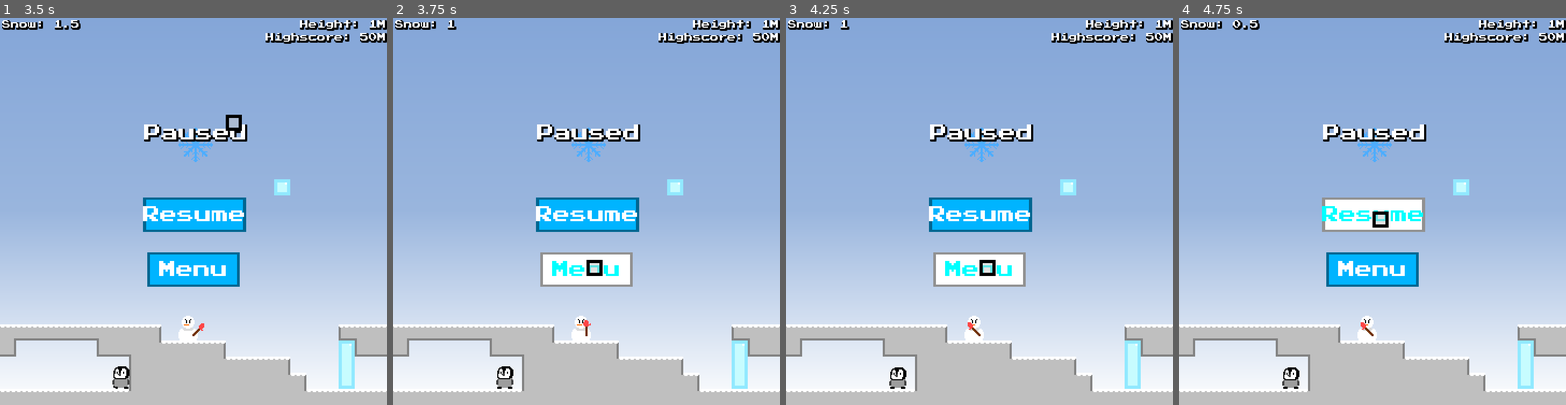
Above: before the commit, frames 1-4 (left to right).
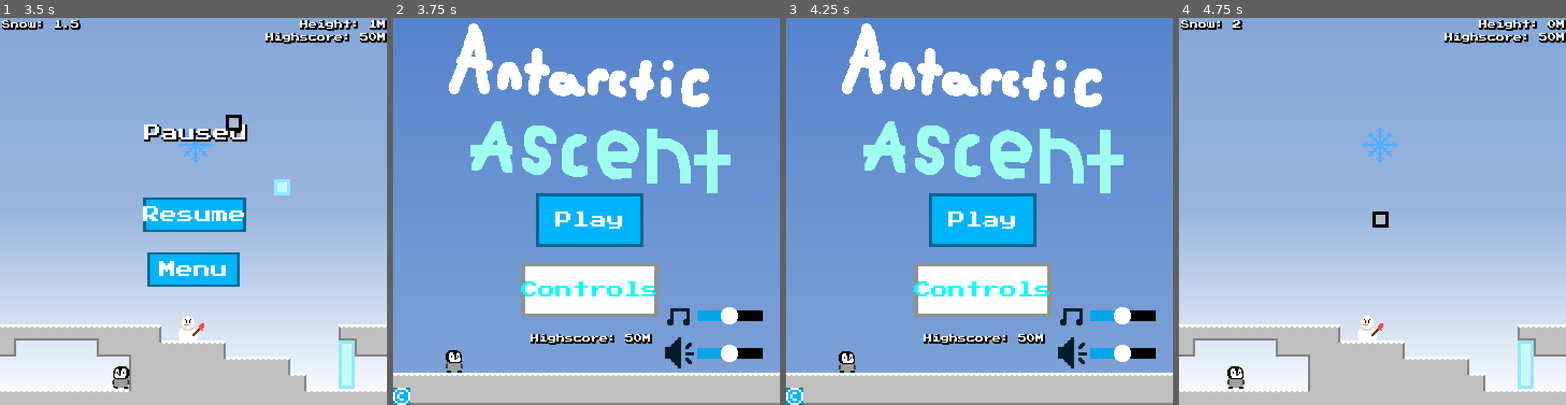
Above: after the commit, the same moments.

Repository: JigglyJelo/Antarctic-Ascent
Game: Godot game, scene res://Source/Scenes/Main Scenes/Scene Manager.tscn
The game is run twice, just before and just after one commit, with the same random seed, the same clock (stepped at 60 frames per second) and the same inputs. Sound files missing from this copy of the repository are replaced by a short silence.
Inputs (mouse positions are in pixels of both pictures, inside the frame that each line leads up to):
- Up to frame 1 (3.5 s): click "Play" at 0.5 s; move the mouse to (278, 192) at 1.27 s; hold D (right) 1.28-2.78 s; click (278, 192) at 1.42 s; tap W (jump) at 1.52, 2.27 s; move the mouse to (116, 230) at 2.02 s; tap Enter at 2.75 s; move the mouse to (232, 126) at 2.77 s; hold A (left) from 2.78 s (still down)
- Up to frame 2 (3.75 s): release A (left) at 3.5 s; click "Menu" at 3.5 s
- Up to frame 3 (4.25 s): no input
- Up to frame 4 (4.75 s): click (1376, 219) at 4.25 s, where only the run after the commit has a clickable "Play"

Frame 1 is identical in both runs. In frame 2, 93% of the frame differs, in the area x 0-100%, y 0-100%; in frame 3, 93%; in frame 4, 6.1%.
Error before the commit: Invalid call. Nonexistent function 'switch_to_menu' in base 'Nil'. (res://Source/Scripts/Game.gd:415)

Commit message:
Replaced music and updates applicable credits

Diff:
--- a/Source/Scenes/Main Scenes/Game Scene.tscn
+++ b/Source/Scenes/Main Scenes/Game Scene.tscn
@@ -14,7 +14,7 @@
 [ext_resource type="AudioStream" uid="uid://by0crp7rs8q5p" path="res://Assets/Audio/SFX/ice_break.ogg" id="8_pog70"]
 [ext_resource type="AudioStream" uid="uid://bx0sx4qyio17g" path="res://Assets/Audio/SFX/squeak3death.ogg" id="10_rqifm"]
 [ext_resource type="AudioStream" uid="uid://djyavmomc5hk4" path="res://Assets/Audio/SFX/wind2.ogg" id="14_e0u53"]
-[ext_resource type="AudioStream" uid="uid://ddp0ovm3tcsxg" path="res://Assets/Audio/Music/Deck The Halls - DJ Williams.ogg" id="14_xa786"]
+[ext_resource type="AudioStream" uid="uid://dwmrdqcjtxvfp" path="res://Assets/Audio/Music/every_xmas_merry_xmas.ogg" id="15_anqnx"]
 [ext_resource type="Texture2D" uid="uid://cgbe88wcsbwlw" path="res://Assets/Sprites/Cursor.png" id="15_oi7mj"]
 [ext_resource type="Script" path="res://Source/Scripts/Cursor.gd" id="16_2p54w"]
 [ext_resource type="AudioStream" uid="uid://b78hs5erw1rkt" path="res://Assets/Audio/SFX/collect.ogg" id="17_blpp6"]
@@ -1198,8 +1198,7 @@
 position = Vector2(0, -62)
 
 [node name="MusicPlayer" type="AudioStreamPlayer" parent="."]
-stream = ExtResource("14_xa786")
-autoplay = true
+stream = ExtResource("15_anqnx")
 bus = &"Music"
 
 [node name="DeathSound" type="AudioStreamPlayer" parent="."]
--- a/Source/Scenes/Main Scenes/Main Menu.tscn
+++ b/Source/Scenes/Main Scenes/Main Menu.tscn
@@ -691,20 +691,24 @@
 
 [node name="MusicText" type="Label" parent="CreditsScreen"]
 texture_filter = 1
-offset_top = 121.0
+offset_top = 114.0
 offset_right = 368.0
-offset_bottom = 144.0
-text = "Music by DJ Williams
-via the YouTube Audio Library
-"
+offset_bottom = 186.0
+text = "Available under the following licenses:
+Code: GPL 3.0 or later
+Sprites/Images: CC BY-SA 4.0
+The Press Start 2P Font:  OFL
+Music:
+Merry Early Christmas by Alex McCulloch: CC0
+Every Xmas Merry Xmas by congusbongus: CC0"
 label_settings = SubResource("LabelSettings_gd5tv")
 horizontal_alignment = 1
 
 [node name="AudioText" type="Label" parent="CreditsScreen"]
 texture_filter = 1
-offset_top = 171.0
+offset_top = 196.0
 offset_right = 360.0
-offset_bottom = 322.0
+offset_bottom = 309.0
 text = "Public Domain SFX Used:
 freesound.org/people/Nox_Sound/sounds/490951
 freesound.org/people/propthis/sounds/24731
@@ -721,10 +725,12 @@
 
 [node name="GodotText" type="Label" parent="CreditsScreen"]
 texture_filter = 1
-offset_top = 299.0
+offset_top = 319.0
 offset_right = 368.0
-offset_bottom = 322.0
-text = "Made in Godot"
+offset_bottom = 349.0
+text = "Made in Godot 4.3
+https://github.com/JigglyJelo/Antarctic-Ascent
+For More Info"
 label_settings = SubResource("LabelSettings_gd5tv")
 horizontal_alignment = 1
 
--- a/Source/Scenes/Main Scenes/Scene Manager.tscn
+++ b/Source/Scenes/Main Scenes/Scene Manager.tscn
@@ -1,7 +1,8 @@
-[gd_scene load_steps=3 format=3 uid="uid://b6wajsl17ks4j"]
+[gd_scene load_steps=4 format=3 uid="uid://b6wajsl17ks4j"]
 
 [ext_resource type="Script" path="res://Source/Scripts/SceneManager.gd" id="1_jmnff"]
 [ext_resource type="PackedScene" uid="uid://l3mvhww20wg2" path="res://Source/Scenes/Main Scenes/Main Menu.tscn" id="2_b3bof"]
+[ext_resource type="AudioStream" uid="uid://ceq5gmlm252j1" path="res://Assets/Audio/Music/merry_early_christmas.ogg" id="3_2367a"]
 
 [node name="Scene" type="Node"]
 script = ExtResource("1_jmnff")
@@ -9,5 +10,6 @@
 [node name="MainMenu" parent="." instance=ExtResource("2_b3bof")]
 
 [node name="AudioStreamPlayer" type="AudioStreamPlayer" parent="."]
+stream = ExtResource("3_2367a")
 autoplay = true
 bus = &"Music"
--- a/Source/Scenes/Main Scenes/Tutorial Scene.tscn
+++ b/Source/Scenes/Main Scenes/Tutorial Scene.tscn
@@ -15,7 +15,7 @@
 [ext_resource type="PackedScene" uid="uid://cyoy2rxdd5umt" path="res://Source/Scenes/Object Scenes/Snowflake.tscn" id="11_nil2f"]
 [ext_resource type="AudioStream" uid="uid://bx0sx4qyio17g" path="res://Assets/Audio/SFX/squeak3death.ogg" id="13_2aop3"]
 [ext_resource type="AudioStream" uid="uid://djyavmomc5hk4" path="res://Assets/Audio/SFX/wind2.ogg" id="14_a0tui"]
-[ext_resource type="AudioStream" uid="uid://87vgkf7fgers" path="res://Assets/Audio/Music/We Wish You A Merry Christmas - DJ Williams.ogg" id="14_vhaog"]
+[ext_resource type="AudioStream" uid="uid://ceq5gmlm252j1" path="res://Assets/Audio/Music/merry_early_christmas.ogg" id="14_shnco"]
 [ext_resource type="Texture2D" uid="uid://cgbe88wcsbwlw" path="res://Assets/Sprites/Cursor.png" id="15_whs34"]
 [ext_resource type="Script" path="res://Source/Scripts/Cursor.gd" id="16_6pcbb"]
 [ext_resource type="AudioStream" uid="uid://b78hs5erw1rkt" path="res://Assets/Audio/SFX/collect.ogg" id="19_7yaoa"]
@@ -1159,7 +1159,7 @@
 position = Vector2(-120, -93)
 
 [node name="MusicPlayer" type="AudioStreamPlayer" parent="."]
-stream = ExtResource("14_vhaog")
+stream = ExtResource("14_shnco")
 volume_db = -80.0
 autoplay = true
 bus = &"Music"
--- a/Source/Scripts/Game.gd
+++ b/Source/Scripts/Game.gd
@@ -47,6 +47,7 @@
 static var sfx_volume: float
 const SAVE_PATH: String = "user://Ascent.save"
 const SETTINGS_PATH: String = "user://Settings.save"
+const MENU_MUSIC_SECONDS: float = 140.909210205078
 
 func _ready() -> void:
 	started = false
@@ -95,7 +96,7 @@
 	pattern_next_spawn = pattern_spawn_interval
 	possible_patterns = [BuildingTiles.Pattern.FOUR_ISLAND,BuildingTiles.Pattern.THREE_ISLAND,BuildingTiles.Pattern.TWO_ISLAND]
 	spawn_pattern()
-	if music.stream.get_length() < 107:
+	if is_equal_approx(music.stream.get_length(),MENU_MUSIC_SECONDS):
 		pass
 	else:
 		music.stop()
@@ -411,7 +412,7 @@
 
 func return_to_menu() -> void:
 	Engine.time_scale = 1
-	if music.stream.get_length() < 107:
+	if is_equal_approx(music.stream.get_length(),MENU_MUSIC_SECONDS):
 		(get_parent() as SceneManager).switch_to_menu()
 	else:
 		get_tree().change_scene_to_file("res://Source/Scenes/Main Scenes/Scene Manager.tscn")
Not shown, added: Assets/Audio/Music/Music Credits.txt
Not shown, removed: Assets/Audio/Music/Music Info.txt
Not shown, added: Assets/Audio/Music/every_xmas_merry_xmas.ogg.import
Not shown, added: Assets/Audio/Music/merry_early_christmas.ogg.import
Not shown, added: Assets/Audio/Music/every_xmas_merry_xmas.ogg
Not shown, added: Assets/Audio/Music/merry_early_christmas.ogg
Not shown, changed: README.md
